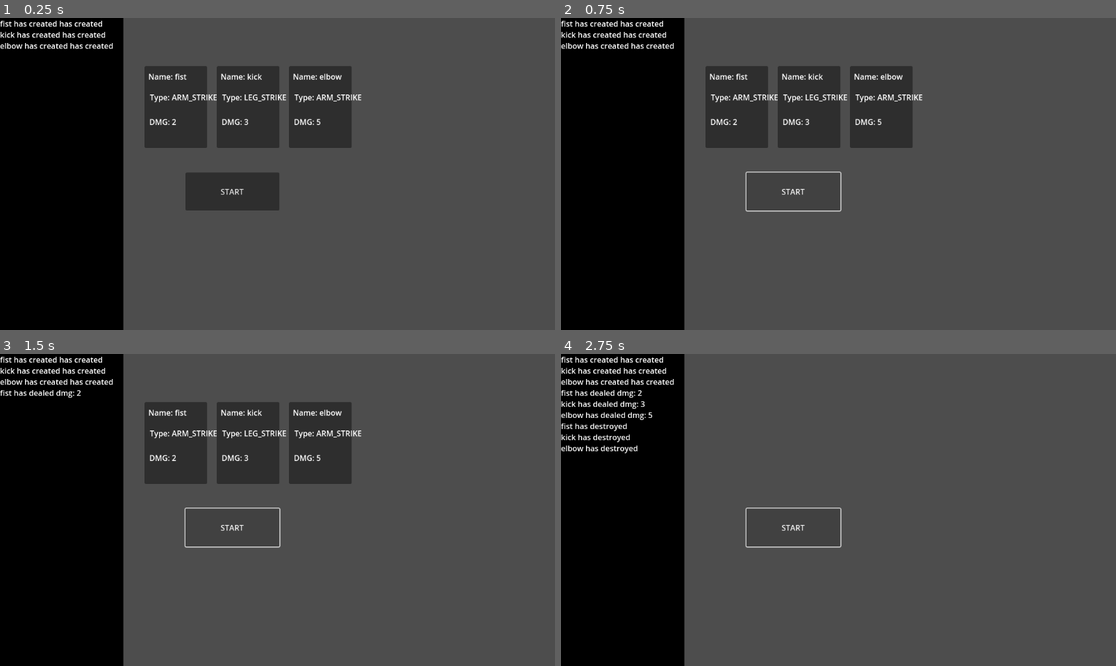
Above: before the commit, frames 1-4 (two rows, left to right).
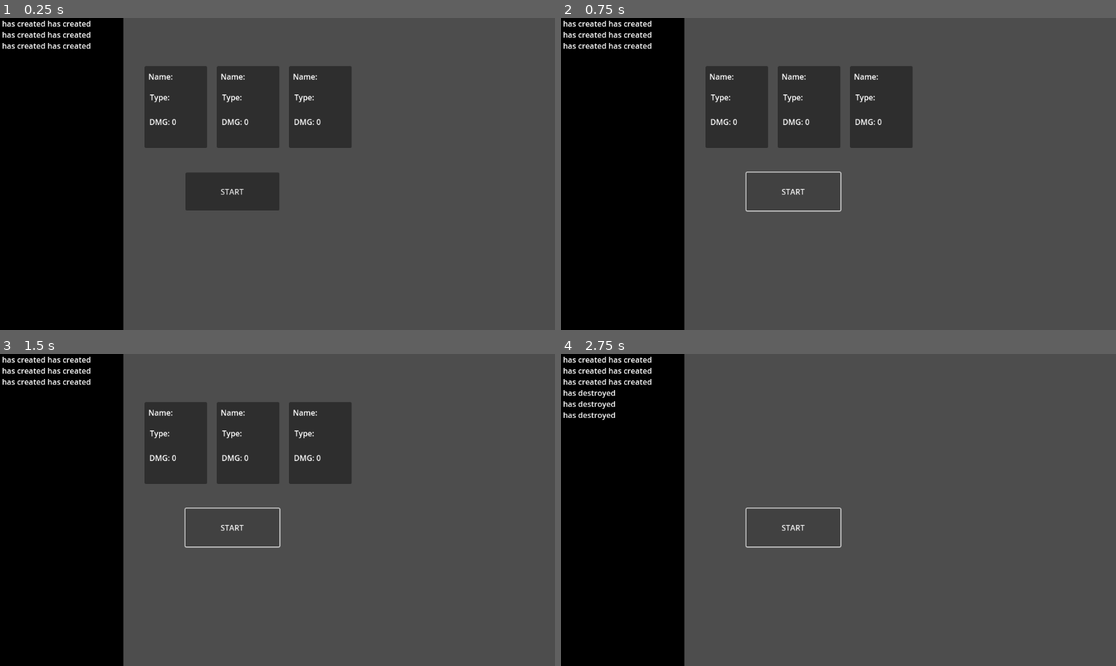
Above: after the commit, the same moments.

Repository: C0ldSt33l/Fighting-Card-Game
Game: Godot game, scene res://test_scene.tscn
The game is run twice, just before and just after one commit, with the same random seed, the same clock (stepped at 60 frames per second) and the same inputs.
Inputs:
- Up to frame 1 (0.25 s): no input
- Up to frame 2 (0.75 s): click "START" at 0.5 s
- Up to frame 3 (1.5 s): click "START" at 1.25 s
- Up to frame 4 (2.75 s): click "START" at 2 s

The runs differ from the first frame. In frame 1, 1.1% of the frame differs, in the area x 0-66%, y 0-35%; in frame 2, 1.1%; in frame 3, 1.3%; in frame 4, 1.6%, in the area x 0-21%, y 0-32%.
Error after the commit: Parse Error: Could not find type "SQLite" in the current scope. (res://global/sql.gd:3)

Commit message:
sql
now the shop works through db
cards purchased by the player are immediately sent to db
some functions for working with db have been implemented

Diff:
--- a/card/card.gd
+++ b/card/card.gd
@@ -32,24 +32,32 @@
 # - has aura
 @export var tags: Dictionary
 
+
+var id: int :
+	set(val): self.set_tag_val('id', val)
+	get(): return self.get_tag_val('id')
 # Short cuts for base tags
-var card_name: String :
-	set(val): self.set_tag_val('card_name', val)
-	get(): return self.get_tag_val('card_name')
+var Name: String :
+	set(val): self.set_tag_val('Name', val)
+	get(): return self.get_tag_val('Name')
 
-var type: ACTION_TYPE :
-	set(val): self.set_tag_val('type', val)
-	get(): return self.get_tag_val('type')
+#var type: ACTION_TYPE :
+	#set(val): self.set_tag_val('type', val)
+	#get(): return self.get_tag_val('type')
 
-var dmg: int :
-	set(val): self.set_tag_val('dmg', val)
-	get(): return self.get_tag_val('dmg')
+var Point: int :
+	set(val): self.set_tag_val('Point', val)
+	get(): return self.get_tag_val('Point')
+
+var Factor: int :
+	set(val): self.set_tag_val('Factor', val)
+	get(): return self.get_tag_val('Factor')
 
 var dir: DIRECTION :
 	set(val): self.set_tag_val('direction', val)
 	get(): return self.get_tag_val('direction')
 
-var price: int:
+var Price: int:
 	set(val):self.set_tag_val('price',val)
 	get(): return self.get_tag_val("price")
 # NOTE:
@@ -68,10 +76,10 @@
 
 func _ready() -> void:
 	Background = get_node("Background")
-	self.name_label.text += str(self.card_name)
-	self.type_label.text += str(ACTION_TYPE.keys()[self.type])
-	self.dmg_label.text += str(self.dmg)
-	self.created.emit(self.card_name + ' has created')
+	self.name_label.text += str(self.Name)
+	#self.type_label.text += str(ACTION_TYPE.keys()[self.type])
+	self.dmg_label.text += str(self.Point)
+	self.created.emit(self.Name + ' has created')
 
 
 func play() -> void:
@@ -100,4 +108,4 @@
 
 
 func _exit_tree() -> void:
-	self.destroyed.emit(self.card_name)
+	self.destroyed.emit(self.Name)
--- /dev/null
+++ b/global/sql.gd
@@ -0,0 +1,118 @@
+extends Node
+
+var database : SQLite
+
+# Called when the node enters the scene tree for the first time.
+func _ready() -> void:
+	database = SQLite.new()
+	database.path = "res://DB/Config.db"
+	database.open_db()
+	pass # Replace with function body.
+
+func select_Smth(query:String)-> Array:
+	database.query(query)
+
+	return database.query_result
+
+func select_tag_cards(CardID: int) -> Array: #return all tags card by id
+	database.query("
+	SELECT t.name,t.value
+	from tags t
+	join CARD_TAG ct on ct.id_tag = t.id
+	WHERE ct.id_card = " + str(CardID))
+
+	return database.query_result
+
+func select_cards_from_db_by_tag_list(TagList:Array) -> Array: #return all cards with tag
+	var tag_list = ""
+	for tag in TagList:
+		tag_list +="'" + tag + "',"
+		tag_list = tag_list.substr(0,tag_list.length() - 1)
+
+	database.query("
+	SELECT c.*, t.name,t.value
+	FROM CARDS c
+	JOIN CARD_TAG ct ON c.id = ct.id_card
+	JOIN TAGS t ON t.id = ct.id_tag
+	WHERE t.name IN ('" + tag_list + "')")
+	return database.query_result
+
+func select_cards_with_tags() -> Array:
+	var tmp = []
+	var cards_with_tags = []
+	database.query("SELECT * FROM CARDS")
+	tmp = database.query_result
+	for card in tmp:
+		var tags = select_tag_cards(card.id)
+
+		cards_with_tags.append({
+			"card":card,
+			"tags":tags
+		})
+	return cards_with_tags
+
+func select_card_dy_id(id:int)->Array:
+	database.query("select * from CARDS where CARDS.id = "+str(id))
+	return database.query_result
+
+func select_players_cards()->Array:
+	var cards_with_tags = []
+	database.query("SELECT * FROM PLAYERS_CARD")
+	var tmp = database.query_result
+	for i in tmp:
+		var card = select_card_dy_id(i.old_id_card)
+		var oldTag = select_tag_cards(i.old_id_card)
+		var newTag = select_tag_cards(i.new_id_card)
+		cards_with_tags.append({
+			"card":card,
+			"tags":oldTag + newTag
+		})
+	return cards_with_tags
+
+func insert_new_card(NameCard:String,Point:int,Factor:int,Price:int)->void:
+	var data ={
+		"Name":NameCard,
+		"Point":Point,
+		"Factor":Factor,
+		"Price":Price
+	}
+	database.insert_row("CARDS",data)
+
+func insert_new_combo(NameCard:String,Point:int,Factor:int,Description:String,Price:int)->void:
+	var data ={
+		"Name":NameCard,
+		"Point":Point,
+		"Factor":Factor,
+		"Description":Description,
+		"Price":Price
+	}
+	database.insert_row("COMBOS",data)
+
+func insert_new_tag(Name:String,Value:String)->void:
+	var data={
+		"Name":Name,
+		"Value":Value
+	}
+	database.insert_row("TAGS",data)
+
+func insert_tag_to_card(idCard:int,idTag:int)->void:
+	var data={
+		"id_card":idCard,
+		"id_tag":idTag
+	}
+	database.insert_row("CARD_TAG",data)
+
+func insert_tag_to_combo(idCombo:int,idTag:int)->void:
+	var data={
+		"id_combo":idCombo,
+		"id_tag":idTag
+	}
+	database.insert_row("COMBO_TAG",data)
+
+func insert_card_to_playerCollection(newIDCard:int,oldCardID:int)->void:
+	var data={
+		"new_id_card":newIDCard,
+		"old_id_card":oldCardID
+	}
+	database.insert_row("PLAYERS_CARD",data)
+	pass
--- a/project.godot
+++ b/project.godot
@@ -21,6 +21,7 @@
 Combos="*res://global/combos.gd"
 CardFactory="*res://global/card_factory.gd"
 PlayerConfig="*res://global/player_config.gd"
+Sql="*res://global/sql.gd"
 
 [dotnet]
 
--- a/shop/ComboCardShop/combo_card_shop.gd
+++ b/shop/ComboCardShop/combo_card_shop.gd
@@ -5,6 +5,7 @@
 
 var cards = preload("res://card/card.tscn")
 
+var playerCardID = 1000000
 
 var LabelMoney:Label
 var money : int = 10
@@ -17,7 +18,7 @@
 var rng
 var PriceButton:Button
 var ChosenCard:Card
-
+var ALL_cards_with_tags
 func _ready() -> void:
 	LabelMoney = get_node("Panel/Label")
 	LabelMoney.text = str(money)
@@ -25,6 +26,23 @@
 	PriceButton = get_node("Panel/Button2")
 	Price = get_node("Panel/Button2/Price")
 	BackgroundPanel = get_node("Panel")
+
+	ALL_cards_with_tags = Sql.select_cards_with_tags()
+	#print(ALL_cards_with_tags)
+	print("-------config cards--------")
+	for cardName in ALL_cards_with_tags:
+		print(cardName.card)
+		print(cardName.tags)
+	print("-------config cards--------")
+	print()
+	print("-------Players cards--------")
+	var ALL_player_card = Sql.select_players_cards()
+	for CardName in ALL_player_card:
+		print(CardName.card)
+		print(CardName.tags)
+		print()
+	print("-------Players cards--------")
+
 
 
 	PriceButton.visible = false
@@ -34,10 +52,10 @@
 	rng.randomize()
 
 	spawn_pos = BackgroundPanel.position + Vector2(10,10)
-	var cards = Cards.CARDS.keys().duplicate()
+
 	var n:Vector2
 	for i in range(7):
-		self.spawn_card(Cards.CARDS[cards[rng.randi_range(0,cards.size() - 1)]], spawn_pos + n)
+		self.spawn_card(ALL_cards_with_tags[rng.randf_range(0,3)], spawn_pos + n)
 		n.x += 150
 
 
@@ -52,7 +70,7 @@
 		if obj is Card:
 			if obj.Background.get_global_rect().has_point(mouse_pos):
 				PriceButton.visible = true
-				Price.text = str("price = ",obj.price)
+				Price.text = str("price = ",obj.Price)
 				PriceButton.position = obj.Background.global_position + Vector2(-30, 100)
 				hovered = true
 
@@ -68,17 +86,30 @@
 	if not hovered and Hide_price_timer.is_stopped():
 		PriceButton.visible = false
 
-func spawn_card(config: Dictionary, pos: Vector2) -> void:
+
+
+#func spawn_card(config: Dictionary, pos: Vector2) -> void:
+	#var card := CardFactory.create_with_binding(
+		#self,
+		#func (c: Card) -> void:
+			#c.add_tags(config)
+			#c.position = pos
+	#)
+	#self.objects.append(card)
+
+func spawn_card(CardInfo: Dictionary, pos:Vector2)-> void:
 	var card := CardFactory.create_with_binding(
 		self,
-		func (c: Card) -> void:
-			c.add_tags(config)
+		func (c:Card)-> void:
+			for i in CardInfo.card:
+				c[i] = CardInfo.card[i]
+			#for tag in CardInfo.tags:
+				#c.add_tags(tag)
 			c.position = pos
 	)
 	self.objects.append(card)
 
-
-func _on_button_pressed() -> void:
+func _on_button_pressed() -> void: #reroll button
 	if(money>0):
 		for object in objects:
 			object.queue_free()
@@ -87,16 +118,18 @@
 		var cards = Cards.CARDS.keys().duplicate()
 		var n:Vector2
 		for i in range(7):
-			self.spawn_card(Cards.CARDS[cards[rng.randi_range(0,cards.size() - 1)]], spawn_pos + n)
+			self.spawn_card(ALL_cards_with_tags[rng.randf_range(0,3)], spawn_pos + n)
 			n.x += 150
 		money=money-1
 	pass # Replace with function body.
 
 
 func _on_button_2_pressed() -> void:#buy button
-	if (money-ChosenCard.price >= 0):
-		PlayerConfig.available_cards.append(ChosenCard)
-		money -= ChosenCard.price
+	if (money-ChosenCard.Price >= 0):
+		Sql.insert_card_to_playerCollection(playerCardID,ChosenCard.id)
+		Sql.insert_tag_to_card(playerCardID,10)
+		playerCardID+=1
+		money -= ChosenCard.Price
 
 		var new_object :Array[Node2D] = []
 
Not shown, added: addons/godot-sqlite/godot-sqlite.gd
Not shown, added: addons/godot-sqlite/plugin.cfg
Not shown, added: DB/Config.db
Not shown, added: addons/godot-sqlite/LICENSE.md
Not shown, added: addons/godot-sqlite/bin/libgdsqlite.android.template_debug.arm64.so
Not shown, added: addons/godot-sqlite/bin/libgdsqlite.android.template_debug.x86_64.so
Not shown, added: addons/godot-sqlite/bin/libgdsqlite.android.template_release.arm64.so
Not shown, added: addons/godot-sqlite/bin/libgdsqlite.android.template_release.x86_64.so
Not shown, added: addons/godot-sqlite/bin/libgdsqlite.ios.template_debug.arm64.dylib
Not shown, added: addons/godot-sqlite/bin/libgdsqlite.ios.template_debug.xcframework/Info.plist
Not shown, added: addons/godot-sqlite/bin/libgdsqlite.ios.template_debug.xcframework/ios-arm64/libgdsqlite.ios.template_debug.a
Not shown, added: addons/godot-sqlite/bin/libgdsqlite.ios.template_debug.xcframework/ios-arm64_x86_64-simulator/libgdsqlite.ios.template_debug.simulator.a
(and 23 more such lines)
